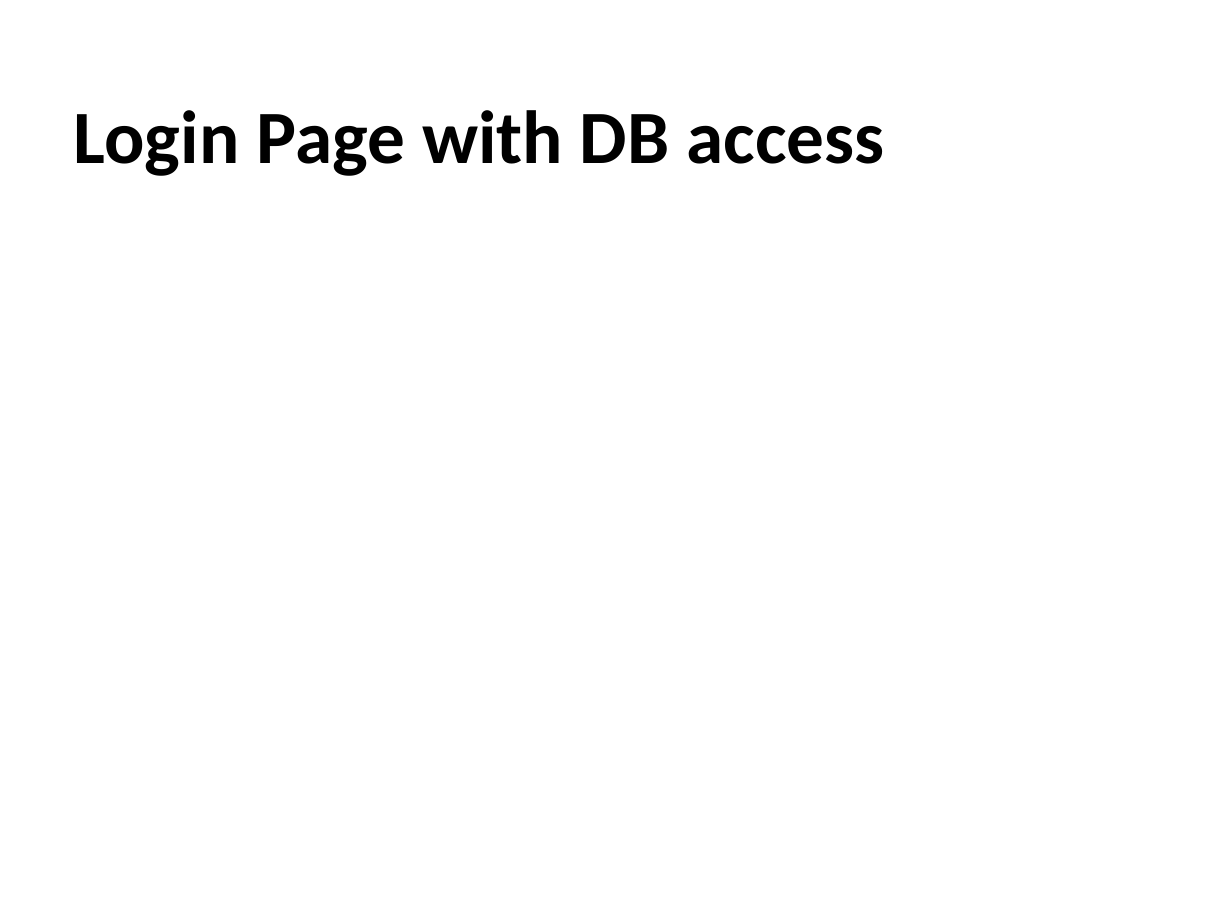
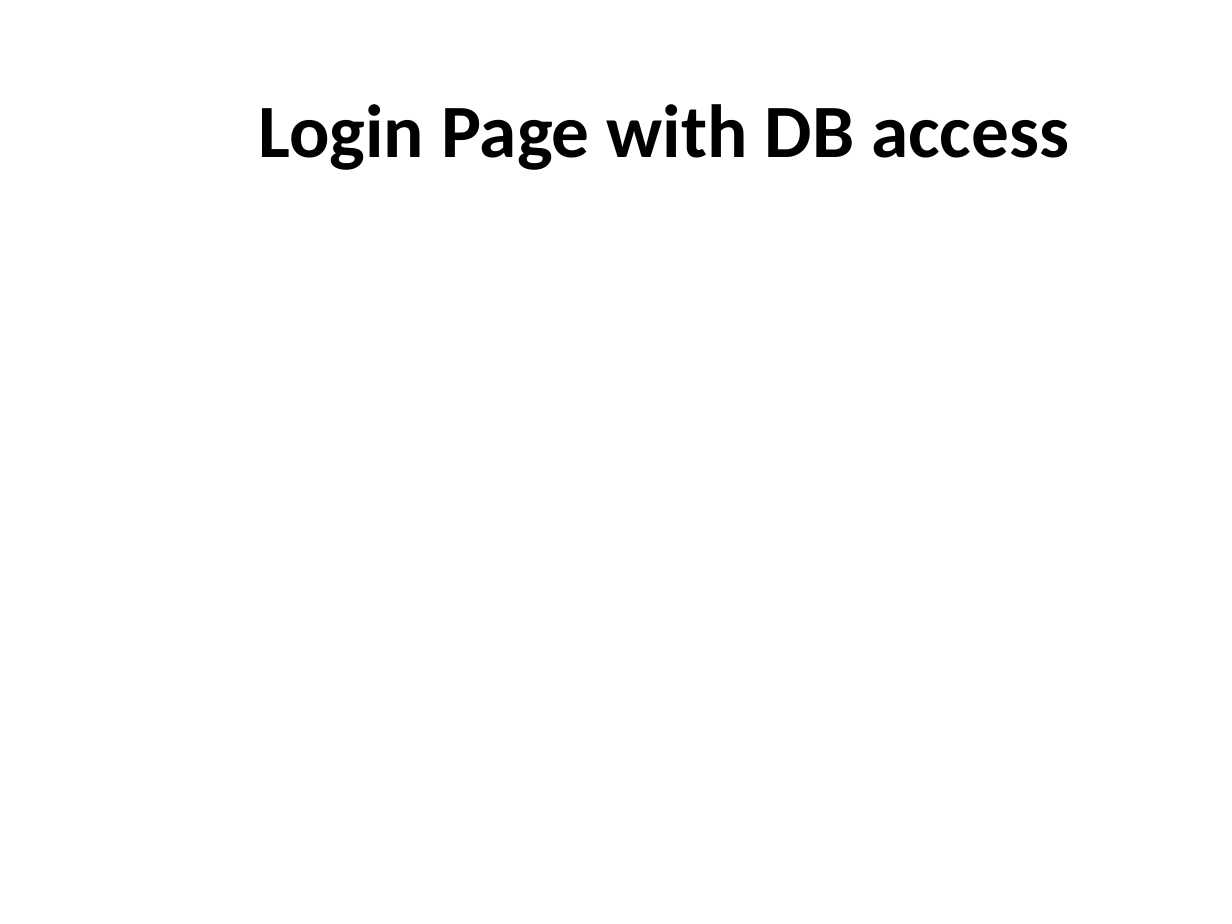
Before and after one commit to nuwanbando/coffee-shop, a slide deck: slide 13 of slides/WebAppDevelopmentWithJavaScript.pptx (slide 11 before the commit). Drawn at 1232x924 pixels with LibreOffice and Linux fonts; fonts in the diff are those of the drawing; background and template pictures are left out. Boxes give left, top, right and bottom in pixels: in the first picture for what was removed or moved away, otherwise in the second. Text is boxed around its words. In the diff, an @@ line names an element or a change of style, - is before the commit and + after.

```diff
--- a/slides/WebAppDevelopmentWithJavaScript.pptx
+++ b/slides/WebAppDevelopmentWithJavaScript.pptx
@@ title "Login Page with DB access": place and size @@
-title "Login Page with DB access" at [74,110,885,176]
+title "Login Page with DB access" at [259,104,1069,170]
```
Also in this commit, not shown: 9 other slides changed, 2 slides added, 1 slide removed.
